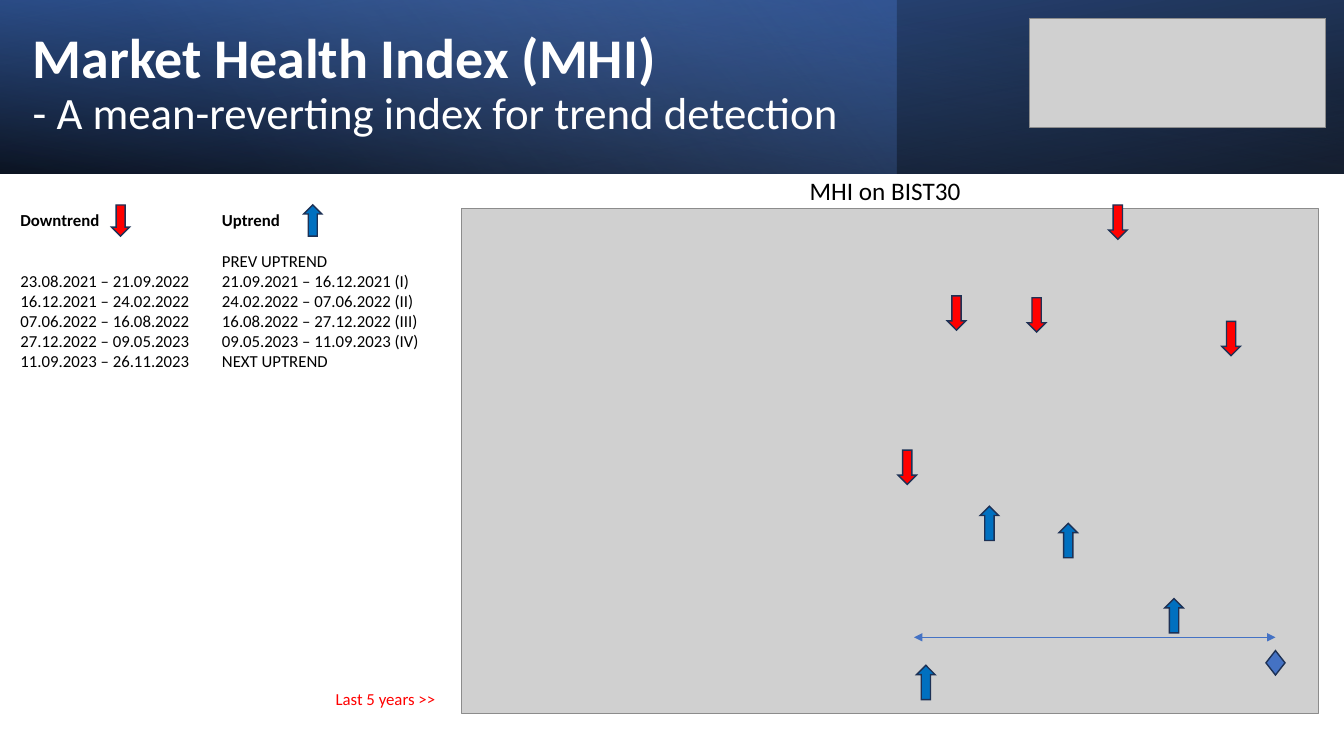
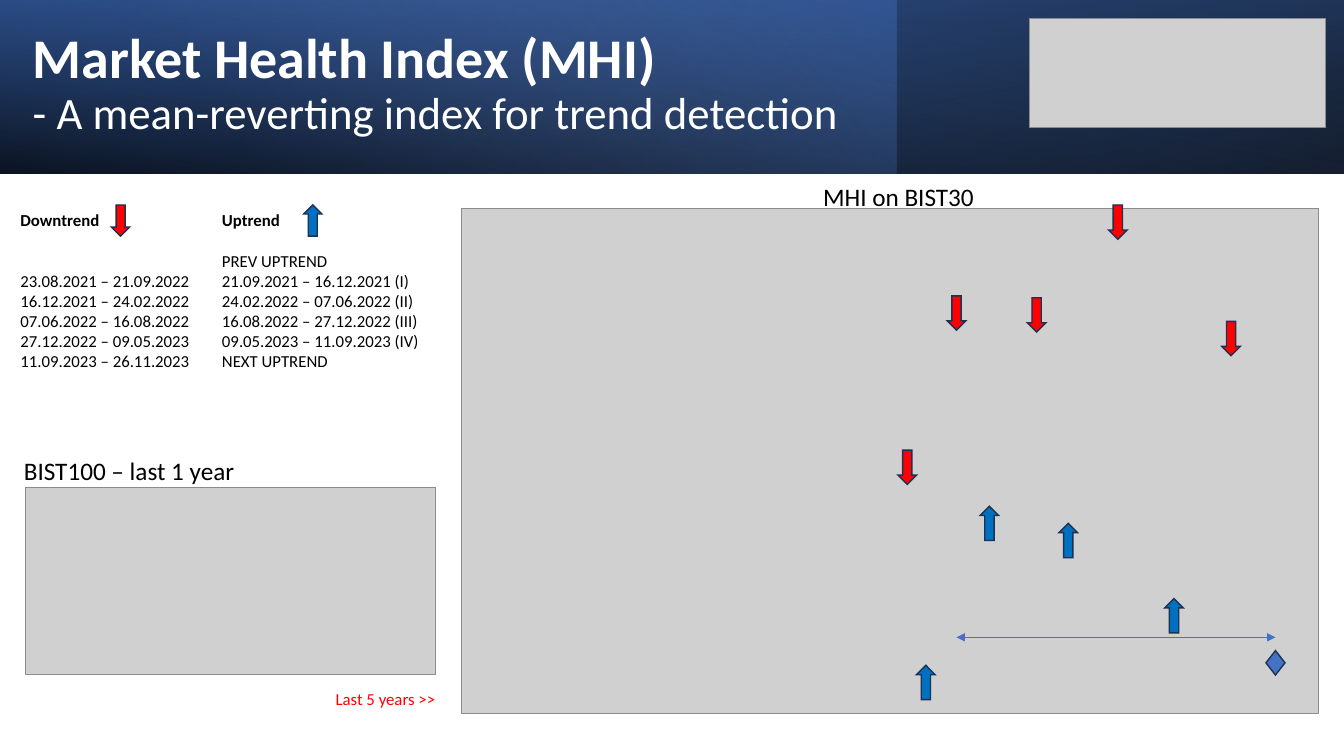
Before and after one commit to MarkovMarkowitz/MarkovMarkowitz, a slide deck: slide 3 of INVESTOR PRESENTATIONS/Investor Presentation v2.pptx. Drawn at 1344x756 pixels with LibreOffice and Linux fonts; fonts in the diff are those of the drawing; grey boxes stand for pictures. Boxes give left, top, right and bottom in pixels: in the first picture for what was removed or moved away, otherwise in the second. Text is boxed around its words. In the diff, an @@ line names an element or a change of style, - is before the commit and + after.

```diff
--- a/INVESTOR PRESENTATIONS/Investor Presentation v2.pptx
+++ b/INVESTOR PRESENTATIONS/Investor Presentation v2.pptx
@@ text "MHI on BIST30" rewrapped from (810,183,960,200) to (823,189,974,212) @@
@@ text added at (24,462,234,484), 18 pt, text #000000 @@
+BIST100 – last 1 year
@@ picture added at (26,487,437,675) @@
@@ double arrow moved from (914, 637) - (1275, 637) to (957, 637) - (1275, 637) @@
```
